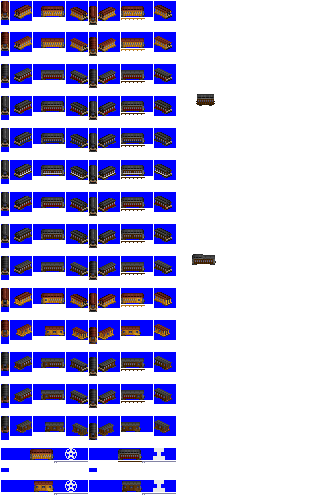
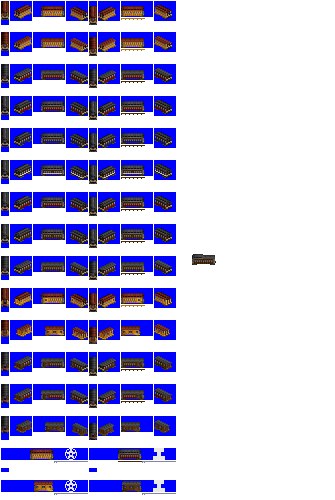
Layers edited between the first and the second (335, 500) image:
painted on "jgr" over [196, 94, 215, 106]
